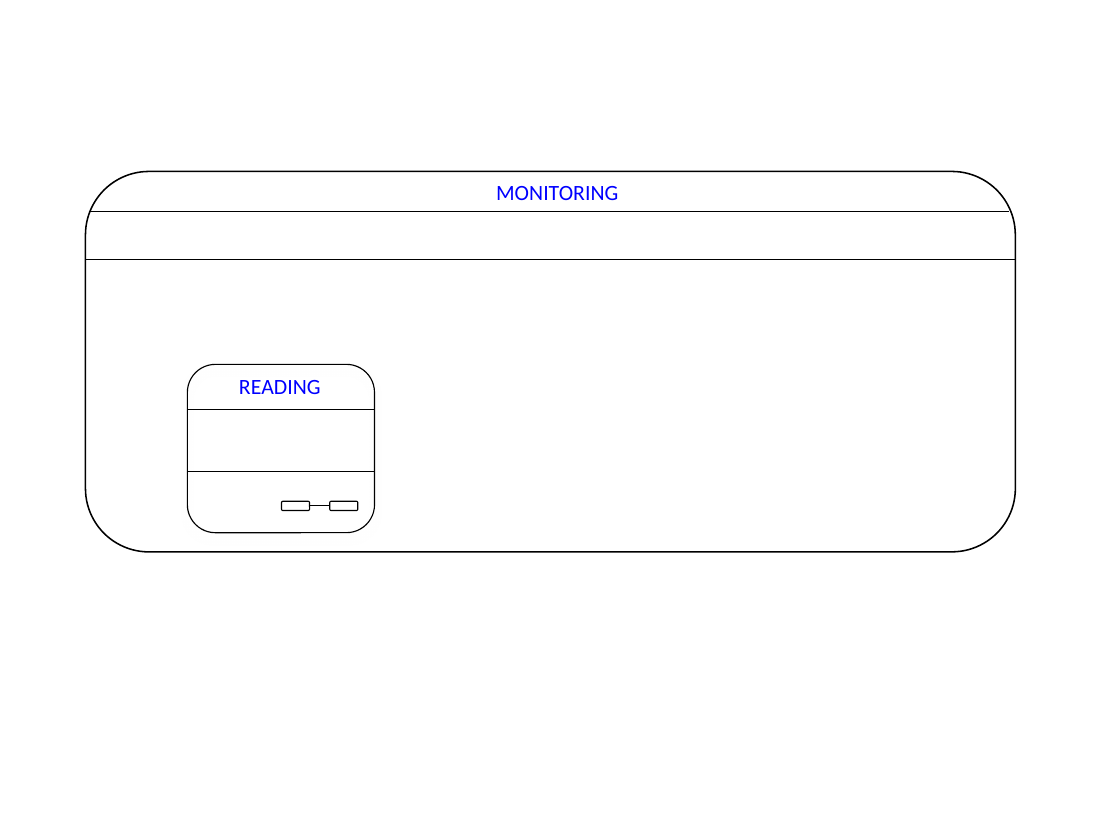
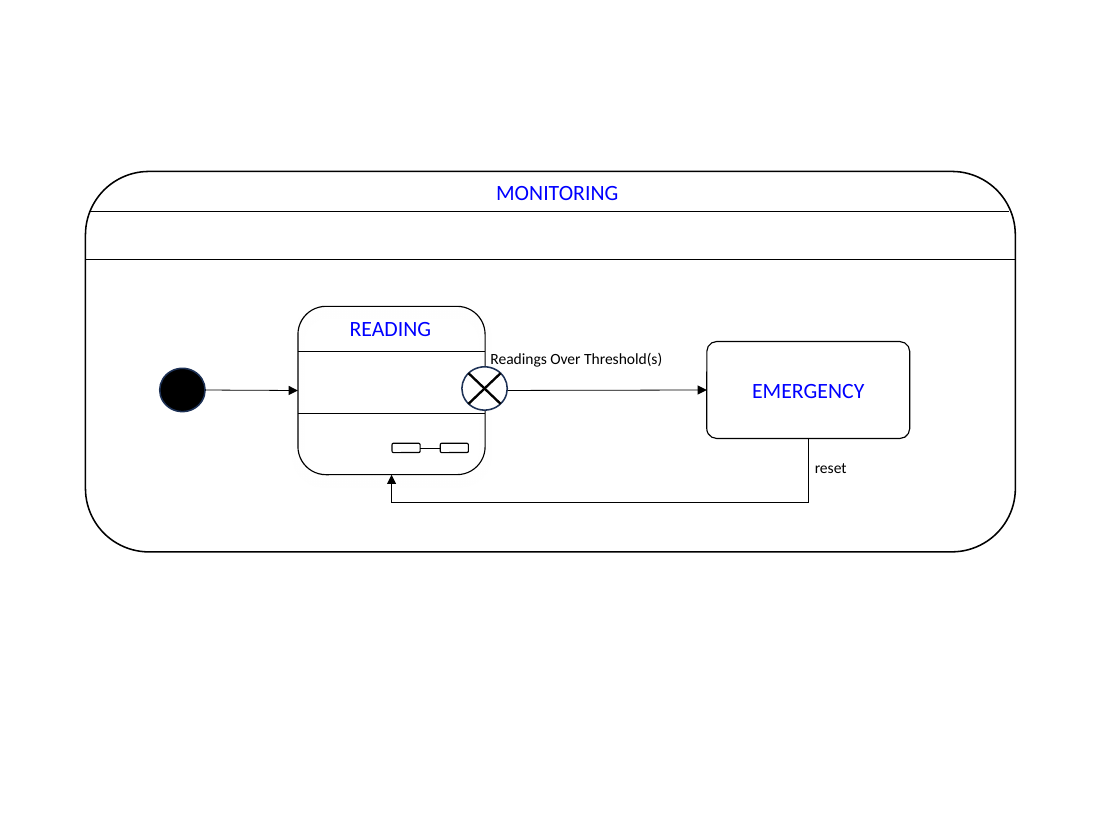
Before and after one commit to NathanGrenier/SOEN-331, a slide deck: slide 5 of Assignment3/Patel-Grenier.pptx. Drawn at 1120x840 pixels with LibreOffice and Linux fonts; fonts in the diff are those of the drawing. Boxes give left, top, right and bottom in pixels: in the first picture for what was removed or moved away, otherwise in the second. Text is boxed around its words. In the diff, an @@ line names an element or a change of style, - is before the commit and + after.

```diff
--- a/Assignment3/Patel-Grenier.pptx
+++ b/Assignment3/Patel-Grenier.pptx
@@ rounded rectangle: place and size @@
-rounded rectangle at [187, 364, 374, 532]
+rounded rectangle at [298, 307, 485, 475]
@@ text "READING": place and size @@
-text "READING" at [239, 380, 321, 394]
+text "READING" at [350, 322, 432, 336]
@@ text added at [490, 353, 662, 368], 10 pt, text #000000 @@
+Readings Over Threshold(s)
@@ rounded rectangle added at [707, 342, 909, 439], outline #000000 0.75 pt, 14 pt, text #0000FF @@
+EMERGENCY
@@ ellipse added at [160, 368, 206, 412], fill #000000, outline #1E3256 1 pt @@
@@ ellipse added at [461, 367, 507, 411], fill #FFFFFF, outline #1E3256 1 pt @@
@@ line added from (468, 404) to (501, 373), #000000 1.5 pt @@
@@ line added from (468, 373) to (501, 404), #000000 1.5 pt @@
@@ arrow added from (205, 390) to (298, 391), #000000 0.5 pt @@
@@ arrow added from (485, 391) to (707, 390), #000000 0.5 pt @@
@@ elbow arrow added from (809, 439) to (392, 475), #000000 0.5 pt @@
@@ 3 lines, 2 rounded rectangles: place and size @@
-3 lines, 2 rounded rectangles at [187, 409, 374, 511]
+3 lines, 2 rounded rectangles at [298, 351, 485, 452]
@@ text added at [815, 463, 847, 473], 10 pt, text #000000 @@
+reset
```
Also in this commit, not shown: 3 other slides changed, 2 slides added, 2 slides removed, 1 other file.
